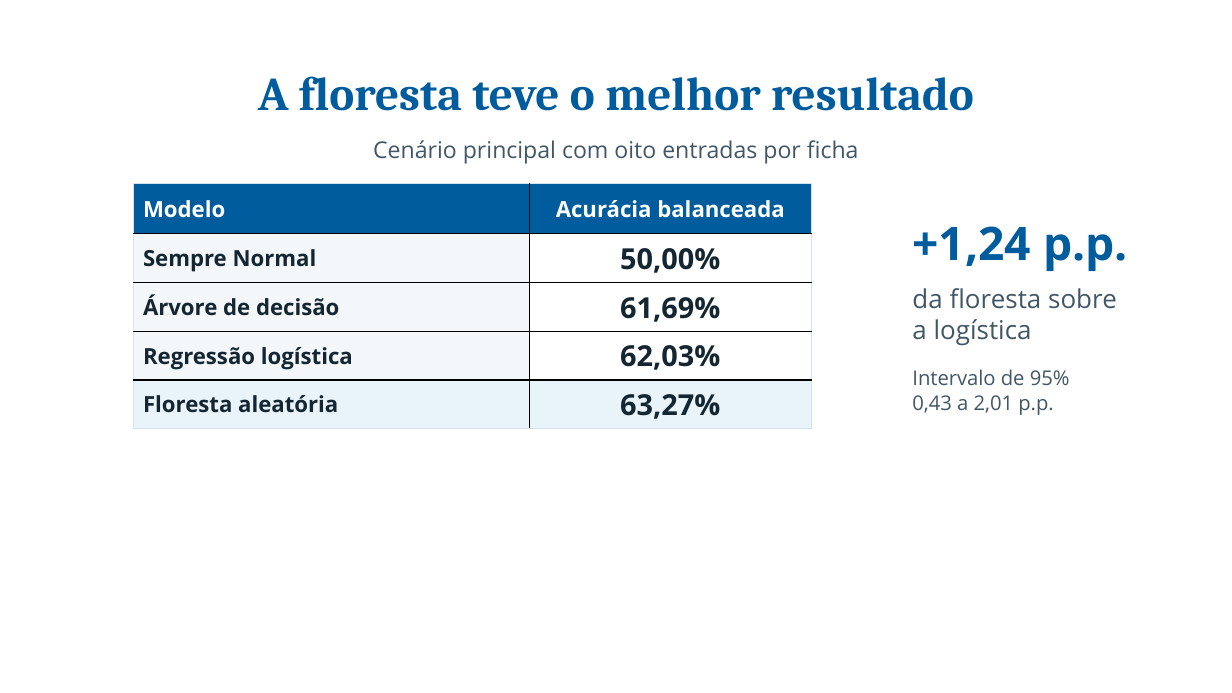
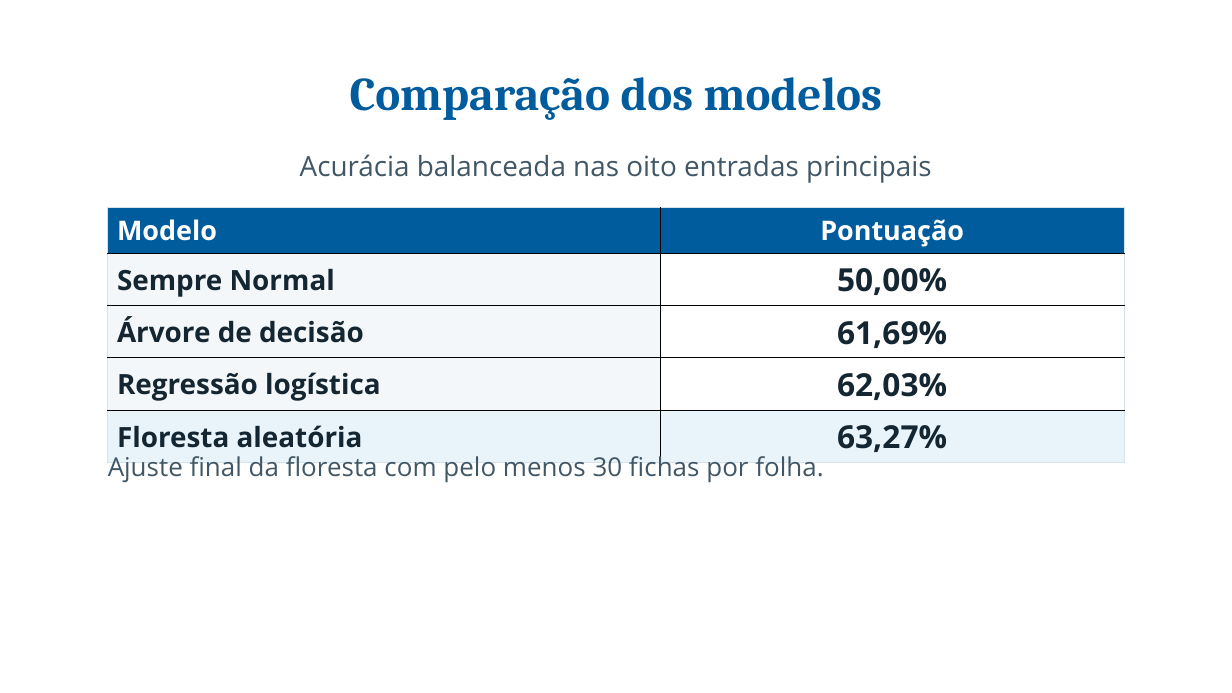
Before and after one commit to pedroafm06/Data-Mining, a slide deck: slide 10 of presentation/a2_inf/output/Apresentacao_A2_INF.pptx. Drawn at 1232x693 pixels with LibreOffice and Linux fonts; fonts in the diff are those of the drawing; background and template pictures are left out. Boxes give left, top, right and bottom in pixels: in the first picture for what was removed or moved away, otherwise in the second. Text is boxed around its words. In the diff, an @@ line names an element or a change of style, - is before the commit and + after.

Commit message:
Finaliza artigo IEEE, apresentação completa e guia de defesa da A2

```diff
--- a/presentation/a2_inf/output/Apresentacao_A2_INF.pptx
+++ b/presentation/a2_inf/output/Apresentacao_A2_INF.pptx
@@ text at box(350, 77, 882, 120): text changed @@
-A floresta teve o melhor resultado
+Comparação dos modelos
@@ text at box(300, 154, 932, 183): text changed; size 18 to 21.8 pt @@
-Cenário principal com oito entradas por ficha
+Acurácia balanceada nas oito entradas principais
@@ table at box(108, 207, 1125, 456) @@
-row 1, column 2: Acurácia balanceada
+row 1, column 2: Pontuação
@@ size 17.2 to 21 pt in "Modelo" @@
@@ size 17.2 to 21.8 pt in "Sempre Normal", "Árvore de decisão", "Regressão logística", "Floresta aleatória" @@
@@ size 22.5 to 24.8 pt in "50,00%", "61,69%", "62,03%", "63,27%" @@
@@ table: place and size @@
-table at box(134, 184, 811, 423)
+table at box(108, 207, 1125, 456)
@@ text removed at box(912, 226, 1128, 271) @@
-+1,24 p.p.
@@ text removed at box(912, 288, 1117, 346) @@
-da floresta sobre
-a logística
@@ text removed at box(912, 369, 1070, 415) @@
-Intervalo de 95%
-0,43 a 2,01 p.p.
@@ text added at box(108, 452, 823, 482), 20.2 pt, text #415766 @@
+Ajuste final da floresta com pelo menos 30 fichas por folha.
```
Also in this commit, not shown: 6 other slides changed, 9 slides added, 9 slides removed, 25 other files.
